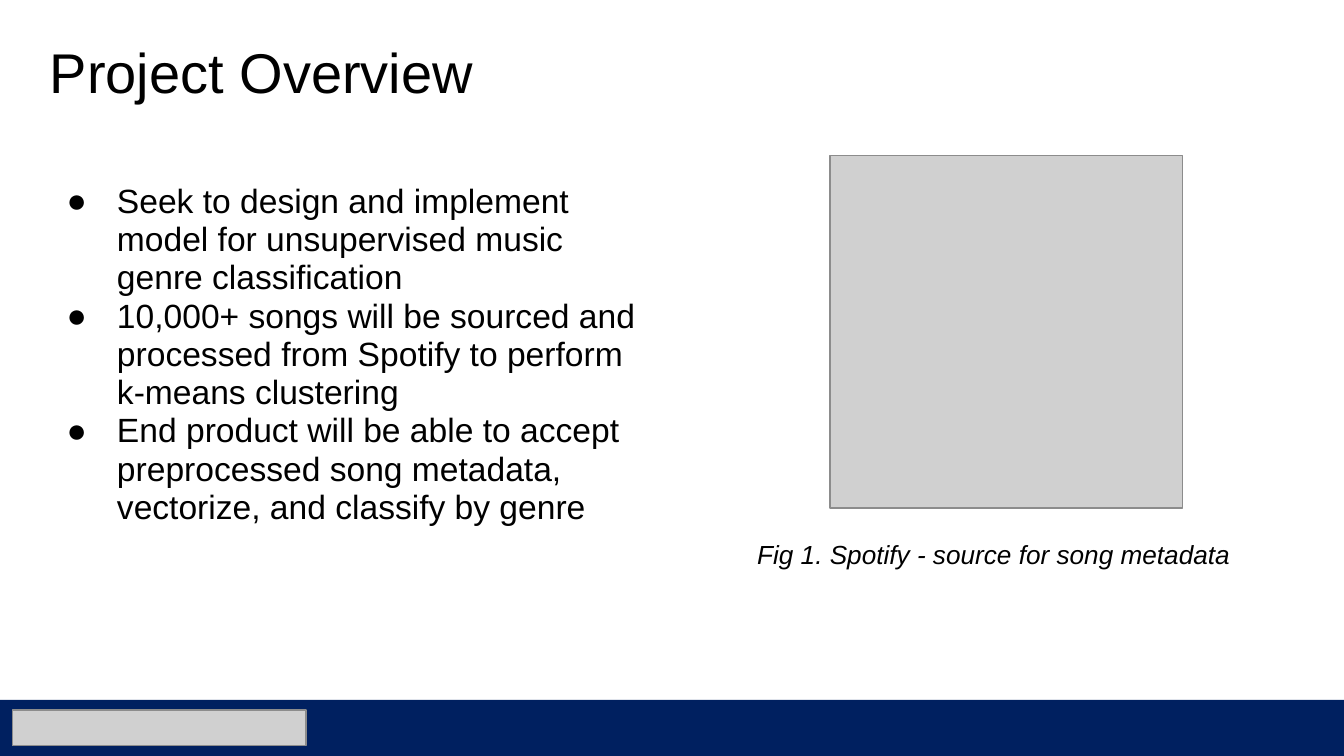
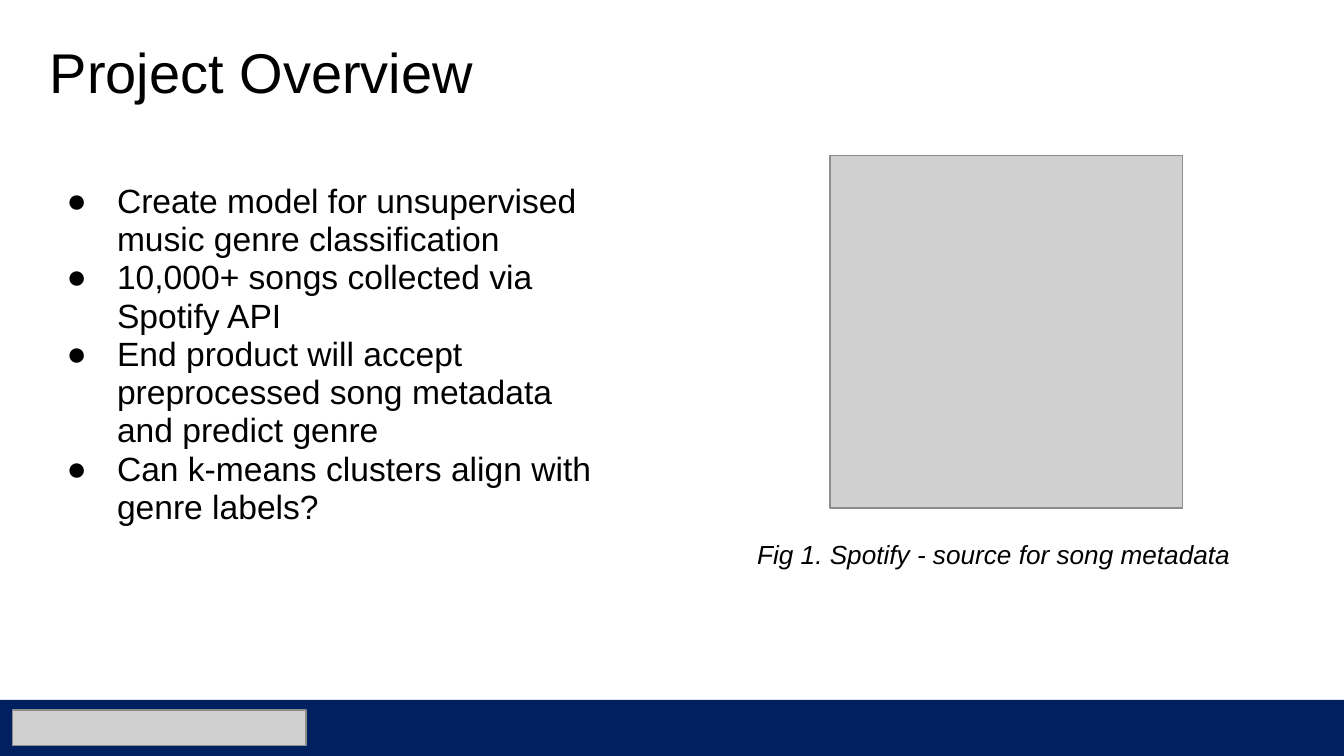
Before and after one commit to athornton1618/SpotifyClassifier, a slide deck: slide 2 of Documentation/Spotify Classifier Proposal.pptx. Drawn at 1344x756 pixels with LibreOffice and Linux fonts; fonts in the diff are those of the drawing; grey boxes stand for pictures. Boxes give left, top, right and bottom in pixels: in the first picture for what was removed or moved away, otherwise in the second. Text is boxed around its words. In the diff, an @@ line names an element or a change of style, - is before the commit and + after.

```diff
--- a/Documentation/Spotify Classifier Proposal.pptx
+++ b/Documentation/Spotify Classifier Proposal.pptx
@@ text at bbox=[117, 188, 591, 525]: text changed @@
-● Seek to design and implement model for unsupervised music genre classification
-● 10,000+ songs will be sourced and processed from Spotify to perform k-means clustering
-● End product will be able to accept preprocessed song metadata, vectorize, and classify by genre
+● Create model for unsupervised music genre classification
+● 10,000+ songs collected via Spotify API
+● End product will accept preprocessed song metadata and predict genre
+● Can k-means clusters align with genre labels?
```
Also in this commit, not shown: 2 other slides changed, 1 other file.
